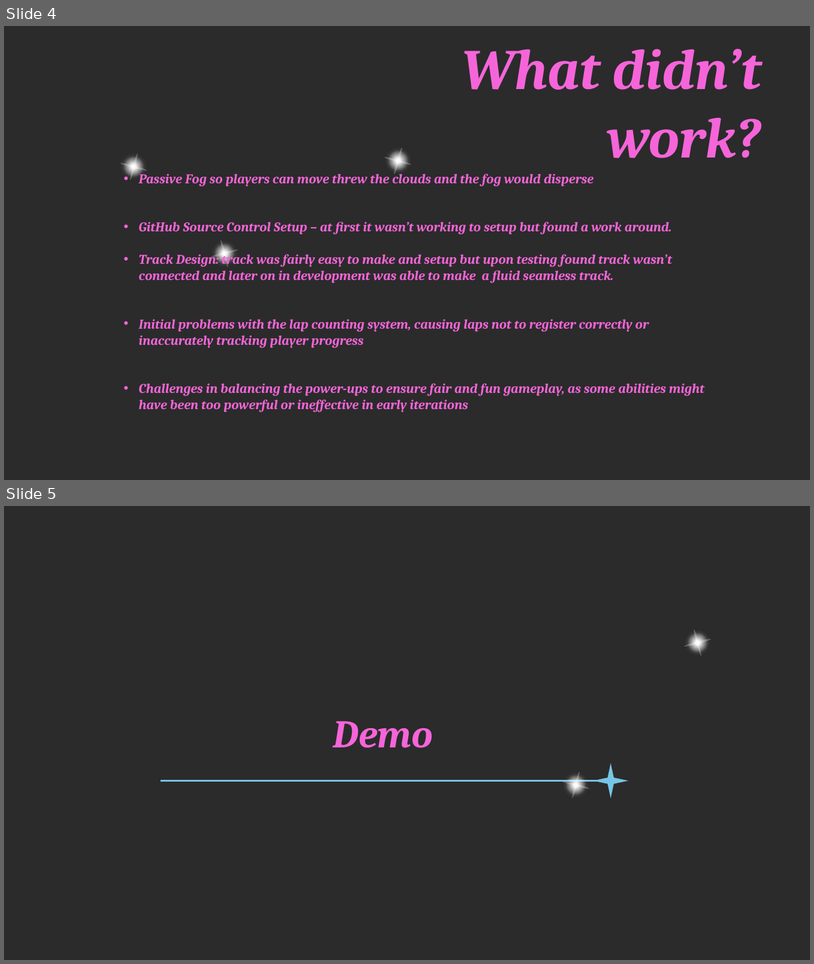
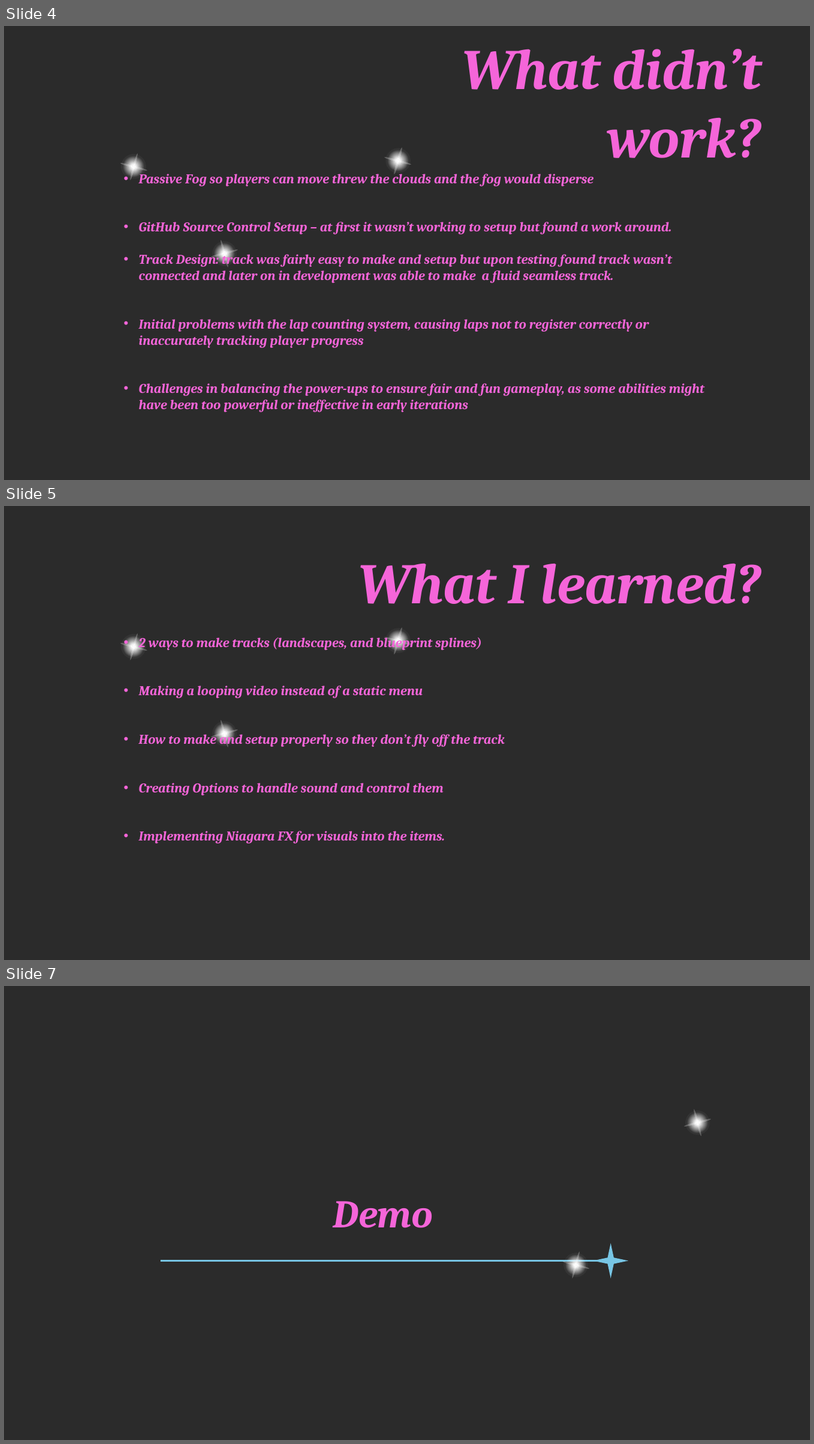
Before and after one commit to phoenixgoldz/Capstone, a slide deck: Capstone Presentation.pptx. Shown one above the other, each under a label of ours: slides 4 and 5 before the commit, slides 4, 5 and 7 after it; the slides between them are not shown. The pictures are 814x964 and 814x1444 pixels, drawn with LibreOffice and Linux fonts; fonts in the diff are those of the drawing; background and template pictures are left out; a plain dark background stands for a picture behind light text. Boxes give left, top, right and bottom in pixels: in the first picture for what was removed or moved away, otherwise in the second. Text is boxed around its words. In the diff, an @@ line names an element or a change of style, - is before the commit and + after.

```diff
--- a/Capstone Presentation.pptx
+++ b/Capstone Presentation.pptx
@@ slide 5 added at (4,506,810,960), background picture (left out) @@
@@ title added at (358,563,762,604), 51 pt, text #F565D9, bold, italic @@
+What I learned?
@@ freeform shape added at (384,627,411,654), fill gradient #FFFFFF @@
@@ freeform shape added at (394,627,402,654), fill #FFFFFF at 24% opacity @@
@@ freeform shape added at (120,633,147,660), fill gradient #FFFFFF @@
@@ freeform shape added at (120,642,147,651), fill #FFFFFF at 24% opacity @@
@@ freeform shape added at (130,633,138,660), fill #FFFFFF at 24% opacity @@
@@ text added at (139,634,505,843), 12 pt, text #F565D9, bold, italic @@
+• 2 ways to make tracks (landscapes, and blueprint splines)
+• Making a looping video instead of a static menu
+• How to make and setup properly so they don’t fly off the track
+• Creating Options to handle sound and control them
+• Implementing Niagara FX for visuals into the items.
@@ freeform shape added at (384,637,411,645), fill #FFFFFF at 24% opacity @@
@@ freeform shape added at (211,721,238,747), fill gradient #FFFFFF @@
@@ freeform shape added at (220,721,228,747), fill #FFFFFF at 24% opacity @@
@@ freeform shape added at (211,729,238,738), fill #FFFFFF at 24% opacity @@
@@ what was slide 5 is now slide 7 @@
```
Also in this commit, not shown: 2 slides changed, 10 other files.
